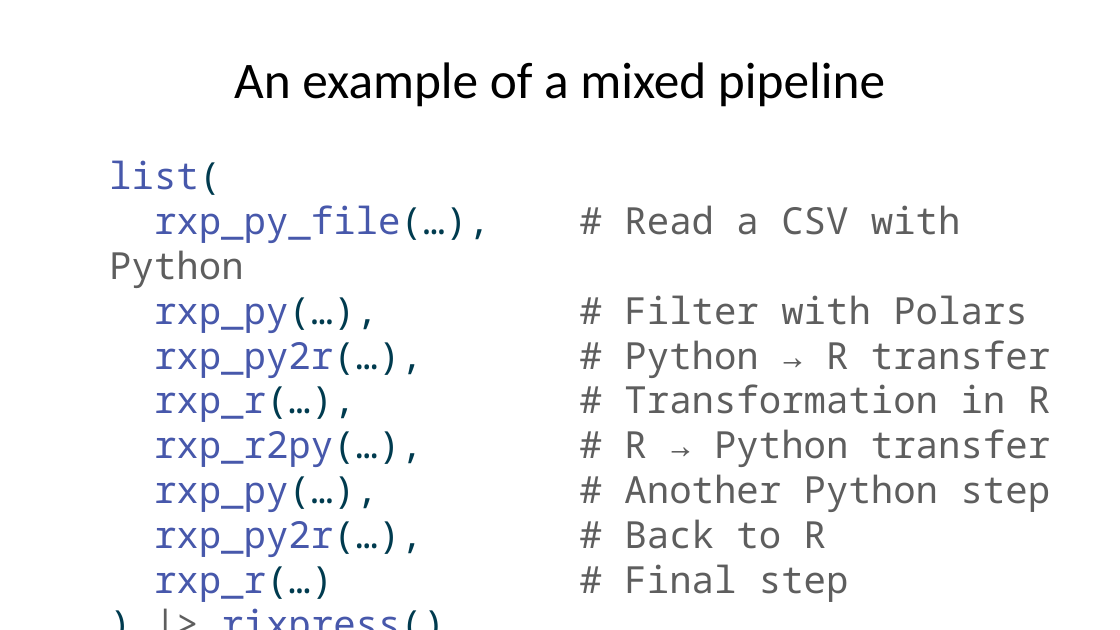
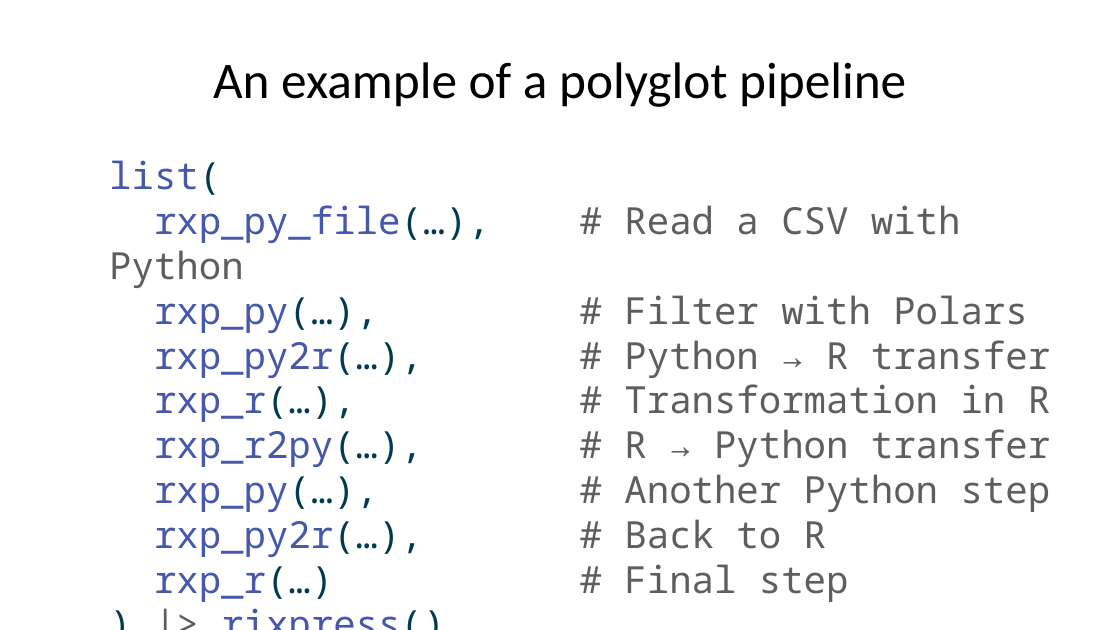
Before and after one commit to b-rodrigues/r-medicine-nix-workshop, a slide deck: slide 22 of docs/index.pptx (slide 20 before the commit). Drawn at 1120x630 pixels with LibreOffice and Linux fonts; fonts in the diff are those of the drawing. Boxes give left, top, right and bottom in pixels: in the first picture for what was removed or moved away, otherwise in the second. Text is boxed around its words. In the diff, an @@ line names an element or a change of style, - is before the commit and + after.

```diff
--- a/docs/index.pptx
+++ b/docs/index.pptx
@@ title at [213,62,906,107]: text changed @@
-An example of a mixed pipeline
+An example of a polyglot pipeline
```
Also in this commit, not shown: 2 other slides changed, 8 slides added, 1 slide removed, 12 other files.
